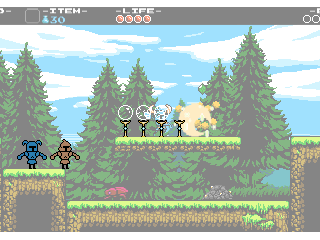
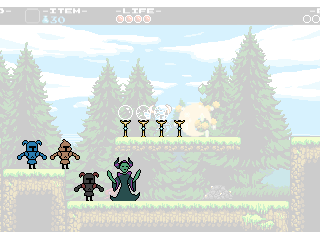
Two versions of the same layered image (320 × 240). Layer-by-layer changes:
painted on "Layer #1" over [74, 157, 141, 201]
"Pasted Layer": opacity 48% → 20% over [0, 7, 320, 232]
